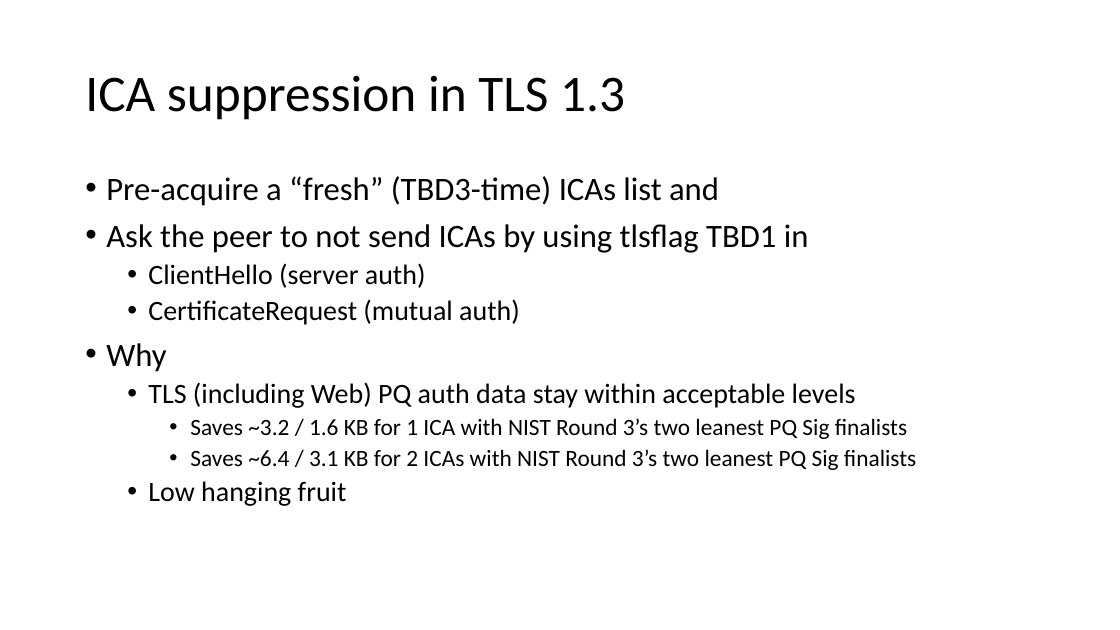
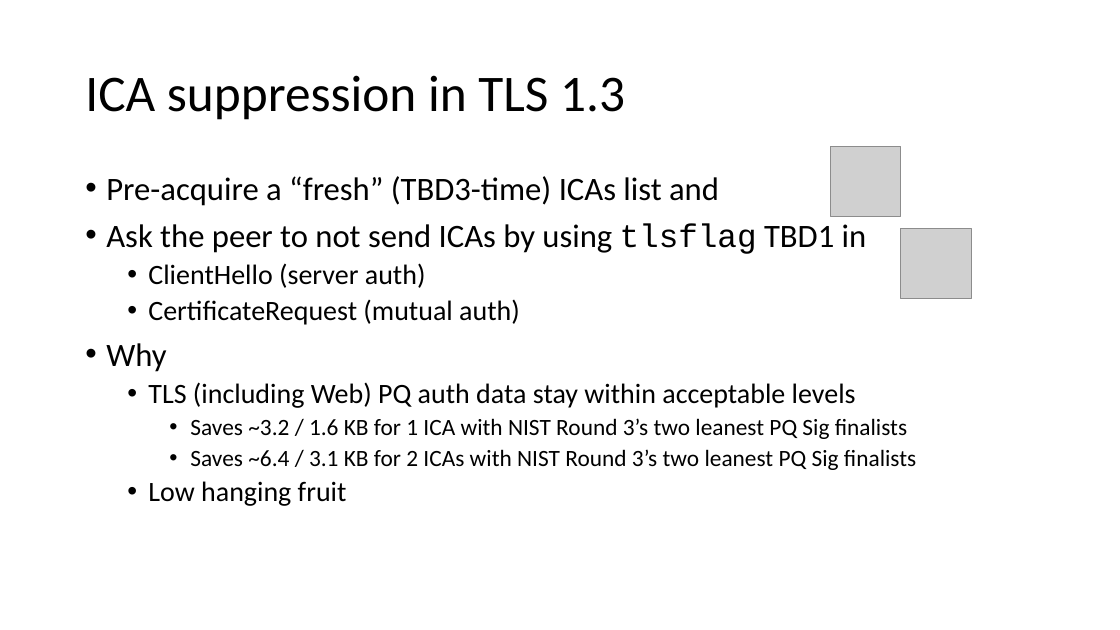
Before and after one commit to csosto-pk/tls-suppress-intermediates, a slide deck: slide 5 of IETF-presos/IETF-113 - draft-kampanakis-tls-scas-latest-00.pptx. Drawn at 1120x630 pixels with LibreOffice and Linux fonts; fonts in the diff are those of the drawing; grey boxes stand for pictures. Boxes give left, top, right and bottom in pixels: in the first picture for what was removed or moved away, otherwise in the second. Text is boxed around its words. In the diff, an @@ line names an element or a change of style, - is before the commit and + after.

```diff
--- a/IETF-presos/IETF-113 - draft-kampanakis-tls-scas-latest-00.pptx
+++ b/IETF-presos/IETF-113 - draft-kampanakis-tls-scas-latest-00.pptx
@@ picture added at box(831, 146, 901, 216) @@
@@ text at box(106, 223, 867, 254): font Calibri to Courier New in "tlsflag" @@
@@ picture added at box(902, 229, 971, 298) @@
```
Also in this commit, not shown: 3 other slides changed.
